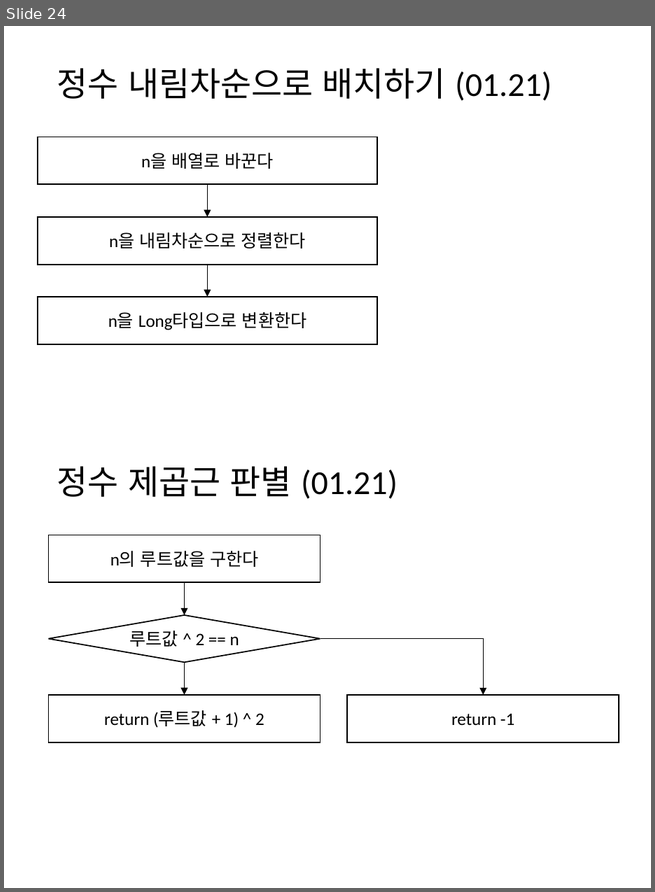
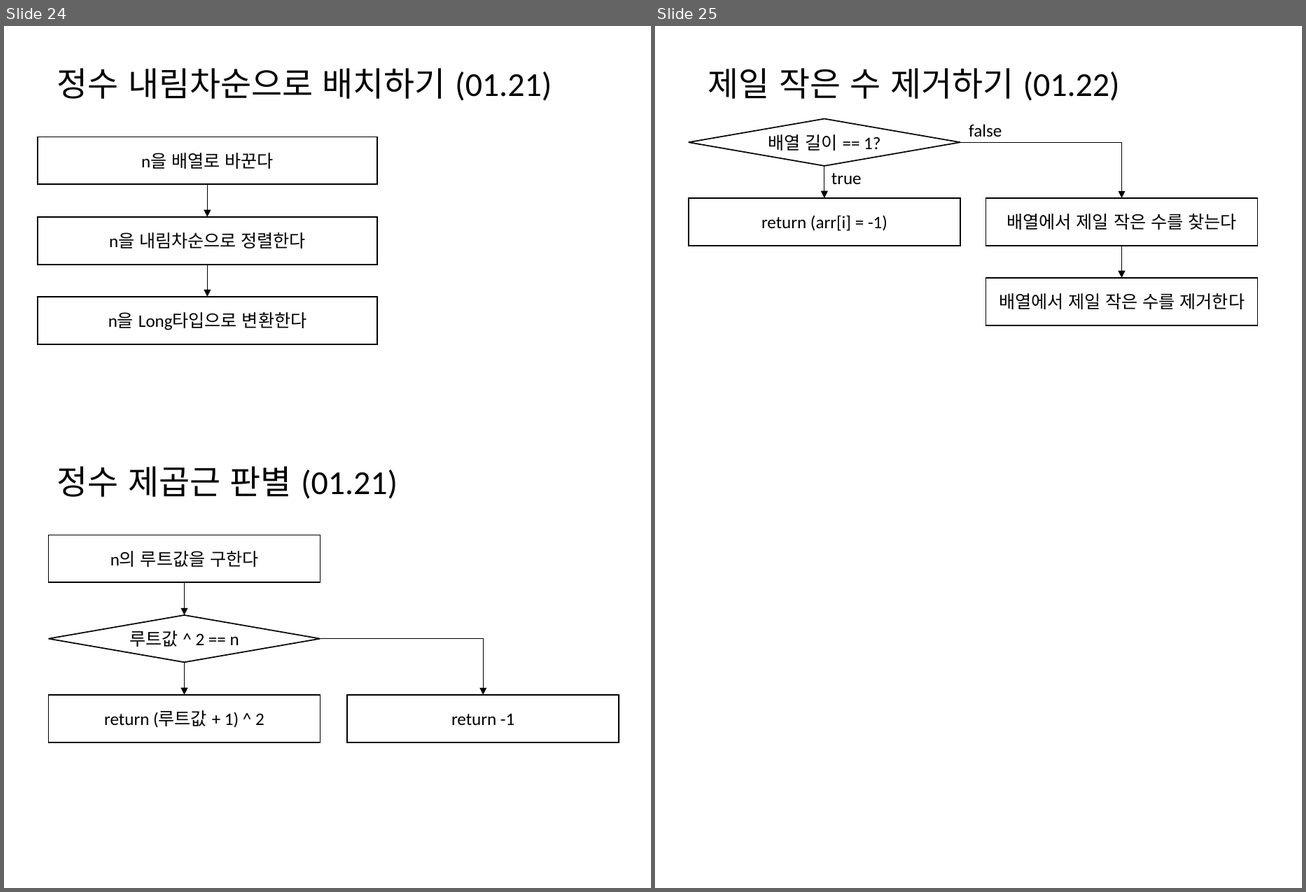
Before and after one commit to mornings9047/Algorithms_Programmers, a slide deck: 알고리즘_프로그래머스_Level01_순서도.pptx. Shown side by side, each under a label of ours: slide 24 before the commit, slides 24 and 25 after it. The pictures are 655x892 and 1306x892 pixels, drawn with LibreOffice and Linux fonts; fonts in the diff are those of the drawing. Boxes give left, top, right and bottom in pixels: in the first picture for what was removed or moved away, otherwise in the second. Text is boxed around its words. In the diff, an @@ line names an element or a change of style, - is before the commit and + after.

Commit message:
제일 작은 수 제거하기

```diff
--- a/알고리즘_프로그래머스_Level01_순서도.pptx
+++ b/알고리즘_프로그래머스_Level01_순서도.pptx
@@ slide 25 added at <box>655,26,1302,888</box>, background #FFFFFF @@
@@ title added at <box>708,68,1120,101</box>, 28 pt, text #000000 @@
+제일 작은 수 제거하기 (01.22)
@@ group added at <box>689,119,1257,326</box>: 3 rectangles, 2 arrows, 2 texts, 1 diamond, 1 elbow arrow @@
+배열 길이 == 1?
+return (arr[i] = -1)
+true
+배열에서 제일 작은 수를 제거한다
+배열에서 제일 작은 수를 찾는다
+false
```
Also in this commit, not shown: 2 other files.
